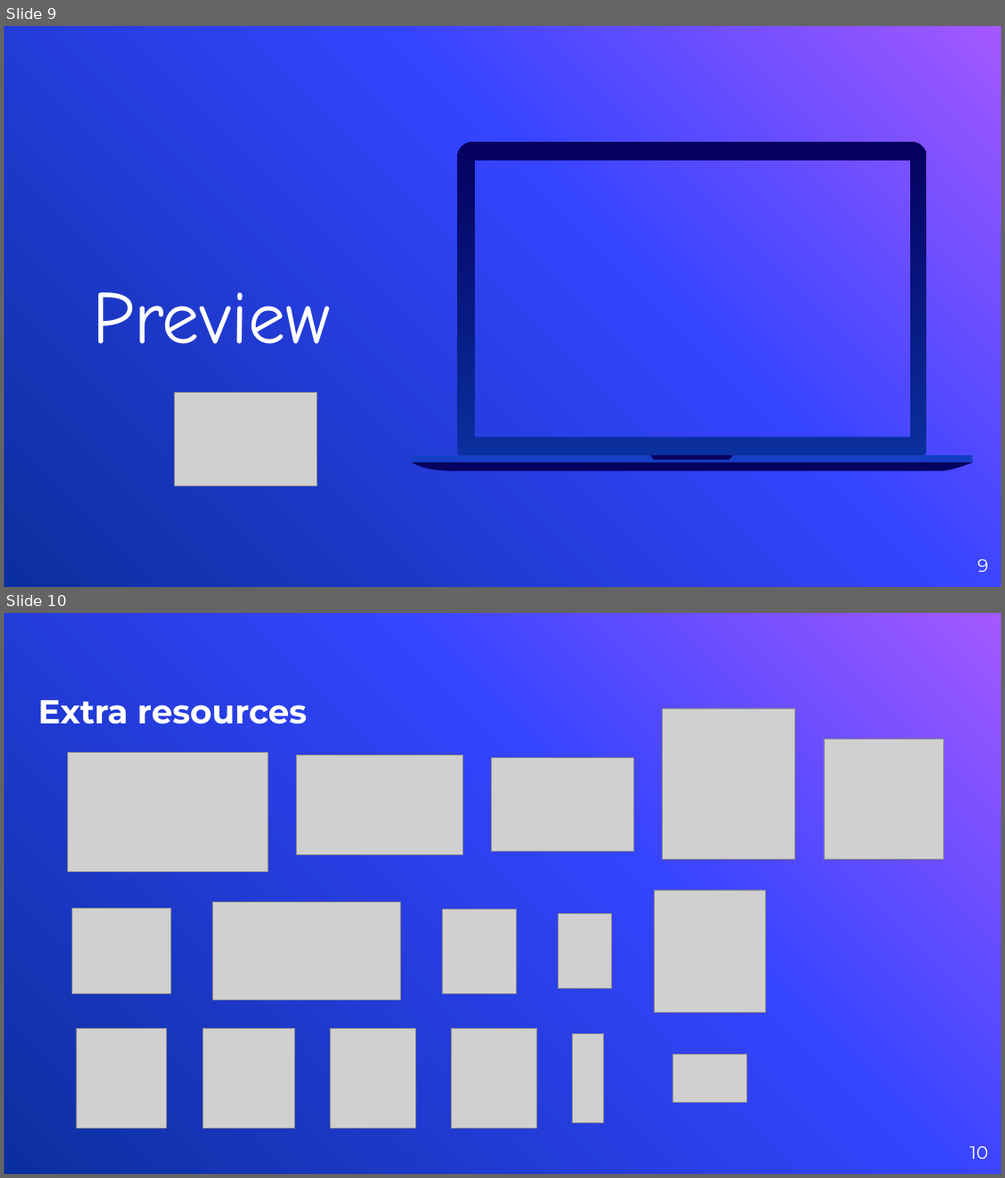
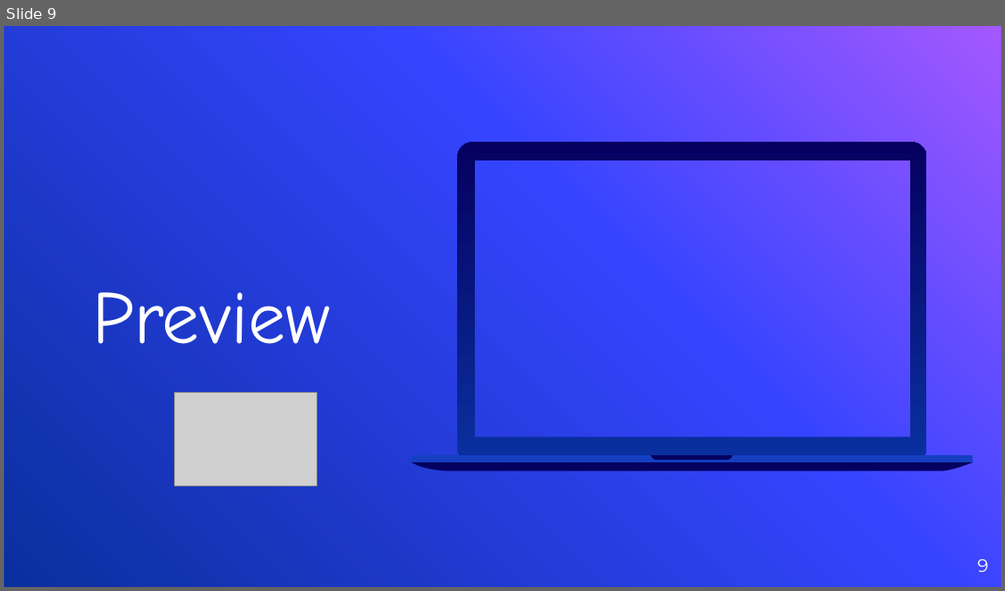
Before and after one commit to dmcmeekan9/cs425RadioStation, a slide deck: Documentation/webServiceRadioStationPresentation_TechTycoons.pptx. Shown one above the other, each under a label of ours: slides 9 and 10 before the commit, slide 9 after it. The pictures are 1005x1178 and 1005x591 pixels, drawn with LibreOffice and Linux fonts; fonts in the diff are those of the drawing; grey boxes stand for pictures; background and template pictures are left out. Boxes give left, top, right and bottom in pixels: in the first picture for what was removed or moved away, otherwise in the second. Text is boxed around its words. In the diff, an @@ line names an element or a change of style, - is before the commit and + after.

```diff
--- a/Documentation/webServiceRadioStationPresentation_TechTycoons.pptx
+++ b/Documentation/webServiceRadioStationPresentation_TechTycoons.pptx
@@ slide 10 removed at box(4, 613, 1001, 1174), background gradient #A458FF to #3544FF to #0A2F9E @@
@@ title removed at box(38, 700, 307, 724) @@
-Extra resources
@@ picture removed at box(663, 708, 795, 859) @@
@@ picture removed at box(824, 739, 943, 860) @@
@@ picture removed at box(67, 752, 268, 872) @@
@@ picture removed at box(297, 755, 463, 854) @@
@@ picture removed at box(492, 758, 634, 852) @@
@@ picture removed at box(213, 902, 400, 1000) @@
@@ picture removed at box(654, 890, 765, 1013) @@
@@ picture removed at box(72, 908, 170, 994) @@
@@ picture removed at box(442, 908, 516, 993) @@
@@ picture removed at box(558, 914, 612, 989) @@
@@ picture removed at box(76, 1028, 166, 1127) @@
@@ picture removed at box(202, 1028, 294, 1127) @@
@@ picture removed at box(330, 1028, 415, 1127) @@
@@ picture removed at box(451, 1028, 536, 1127) @@
@@ picture removed at box(573, 1033, 603, 1123) @@
@@ picture removed at box(672, 1054, 746, 1102) @@
@@ page number removed at box(970, 1146, 988, 1159) @@
-10
```
Also in this commit, not shown: 7 slides changed, 2 other slides removed, 2 other files.
